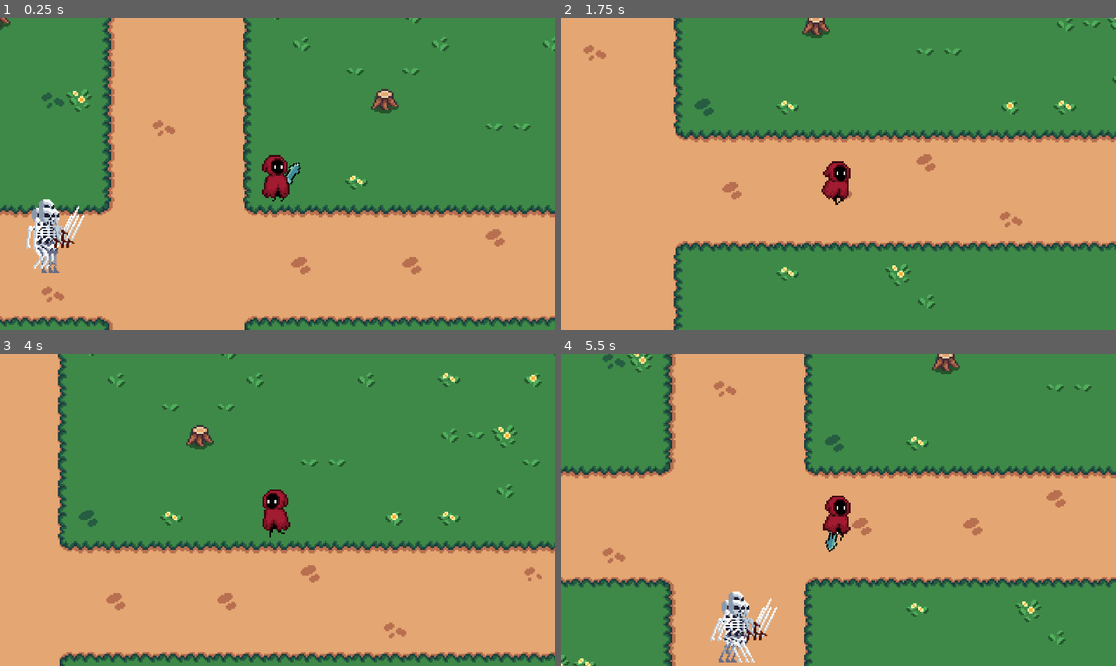
Above: before the commit, frames 1-4 (two rows, left to right).
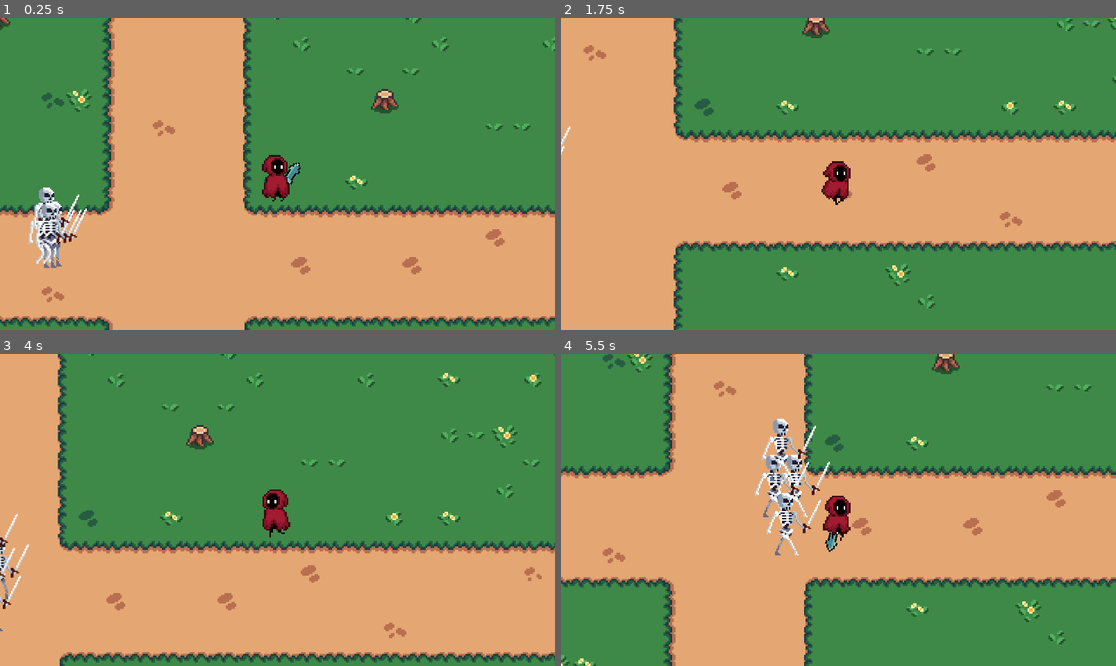
Above: after the commit, the same moments.

Repository: Jerga99/godot-2d-game-course
Game: Godot game, scene res://scenes/play_scene.tscn
Same seed, same stepped clock (60 frames per second), same inputs: the game is played once before the commit and once after it.
Inputs (mouse positions are in pixels of both pictures, inside the frame that each line leads up to):
- Up to frame 1 (0.25 s): no input
- Up to frame 2 (1.75 s): move the mouse to (960, 158) at 0.52 s; hold D (right) 0.53-1.28 s; tap 1 (ability_1) at 0.6 s; move the mouse to (727, 189) at 1.27 s; hold S (down) from 1.28 s (still down); tap 2 (ability_2) at 1.35 s
- Up to frame 3 (4 s): move the mouse to (333, 441) at 2.02 s; release S (down) at 2.03 s; hold D (right) 2.03-2.78 s; tap 3 (ability_3) at 2.1 s; move the mouse to (249, 572) at 2.77 s; hold W (up) 2.78-3.53 s; tap 1 (ability_1) at 2.85 s; move the mouse to (444, 556) at 3.52 s; hold A (left) from 3.53 s (still down); tap 2 (ability_2) at 3.6 s
- Up to frame 4 (5.5 s): move the mouse to (672, 463) at 4.27 s; tap 3 (ability_3) at 4.35 s; move the mouse to (866, 510) at 5.02 s; release A (left) at 5.03 s; hold S (down) from 5.03 s (still down); tap 1 (ability_1) at 5.1 s

The runs differ from the first frame. In frame 1, 1.3% of the frame differs, in the area x 4-16%, y 54-82%; in frame 2, less than 0.1%; in frame 3, 0.4%; in frame 4, 3.1%, in the area x 26-49%, y 20-99%.

Commit message:
Separation

Diff:
--- a/scenes/skeleton.tscn
+++ b/scenes/skeleton.tscn
@@ -374,5 +374,6 @@
 
 [node name="Pathfinding" type="Node2D" parent="."]
 script = ExtResource("10_xrus2")
+separation_force = 250
 
 [connection signal="animation_finished" from="AnimatedSprite2D" to="." method="_on_animated_sprite_2d_animation_finished"]
--- a/scripts/entity/pathfinding.gd
+++ b/scripts/entity/pathfinding.gd
@@ -2,6 +2,7 @@
 extends Node2D
 
 @export var neigbour_check_radius = 30.0
+@export var separation_force = 300
 
 func find_path(target_pos: Vector2):
 	var shape = CircleShape2D.new()
@@ -24,4 +25,18 @@
 			if parent is Enemy and parent != self.get_parent():
 				neigbours.push_back(parent)
 
-	return Vector2(100,100)
+	var separation_vector = separation(neigbours)
+
+	return (target_pos - global_position) + separation_vector * separation_force
+
+func separation(neigbours: Array[Enemy]):
+	var seperation_vector = Vector2.ZERO
+
+	for neighbour in neigbours:
+		var to_me = global_position - neighbour.global_position
+		var distance = to_me.length()
+
+		if distance > 0:
+			seperation_vector += to_me.normalized() / distance
+
+	return seperation_vector
